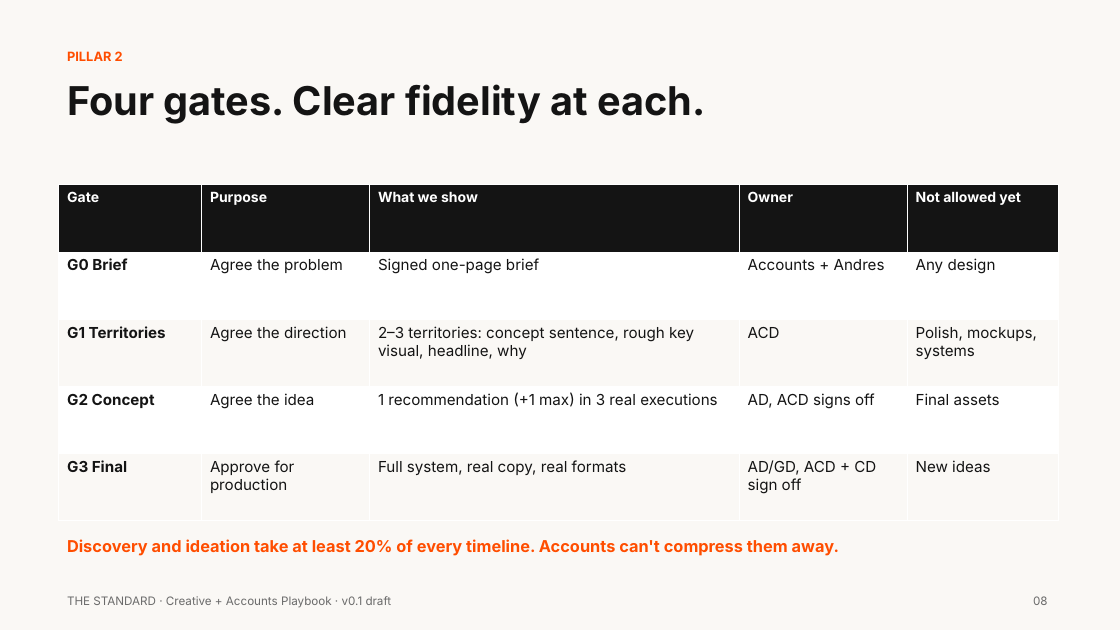
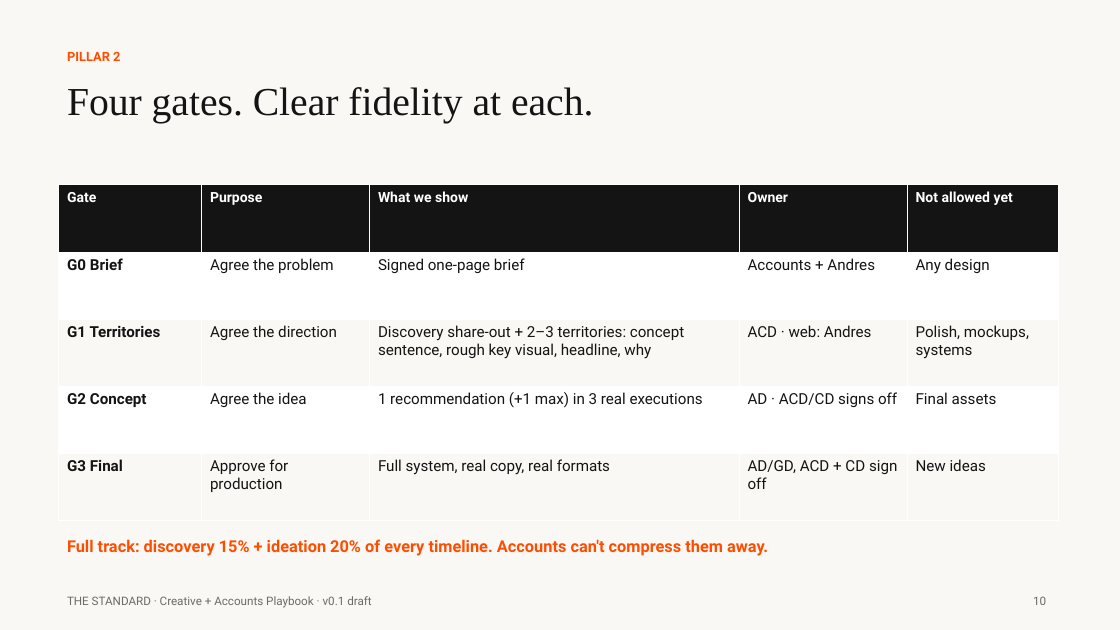
Before and after one commit to ThinkFabianCreative/CreativeEngine, a slide deck: slide 10 of agency-ops/The_Standard_v0.1.pptx (slide 8 before the commit). Drawn at 1120x630 pixels with LibreOffice and Linux fonts; fonts in the diff are those of the drawing. Boxes give left, top, right and bottom in pixels: in the first picture for what was removed or moved away, otherwise in the second. Text is boxed around its words. In the diff, an @@ line names an element or a change of style, - is before the commit and + after.

```diff
--- a/agency-ops/The_Standard_v0.1.pptx
+++ b/agency-ops/The_Standard_v0.1.pptx
@@ text "PILLAR 2" at [67, 51, 120, 61]: font Inter to Roboto @@
@@ text "Four gates. Clear fidelity at ..." at [67, 87, 593, 123]: font Inter to Times New Roman, bold off @@
@@ table at [59, 185, 1059, 521] @@
-row 3, column 3: 2–3 territories: concept sentence, rough key visual, headline, why
+row 3, column 3: Discovery share-out + 2–3 territories: concept sentence, rough key visual, headline, why
-row 3, column 4: ACD
+row 3, column 4: ACD · web: Andres
-row 4, column 4: AD, ACD signs off
+row 4, column 4: AD · ACD/CD signs off
@@ font Inter to Roboto in "Gate", "Purpose", "What we show", "Owner" and 18 more places @@
@@ text at [67, 539, 768, 556]: text changed; font Inter to Roboto @@
-Discovery and ideation take at least 20% of every timeline. Accounts can't compress them away.
+Full track: discovery 15% + ideation 20% of every timeline. Accounts can't compress them away.
@@ text "THE STANDARD · Creative + ..." at [67, 596, 371, 608]: font Inter to Roboto @@
@@ text at [1033, 596, 1046, 605]: text changed; font Inter to Roboto @@
-08
+10
```
Also in this commit, not shown: 23 other slides changed, 9 slides added, 1 slide removed, 7 other files.
